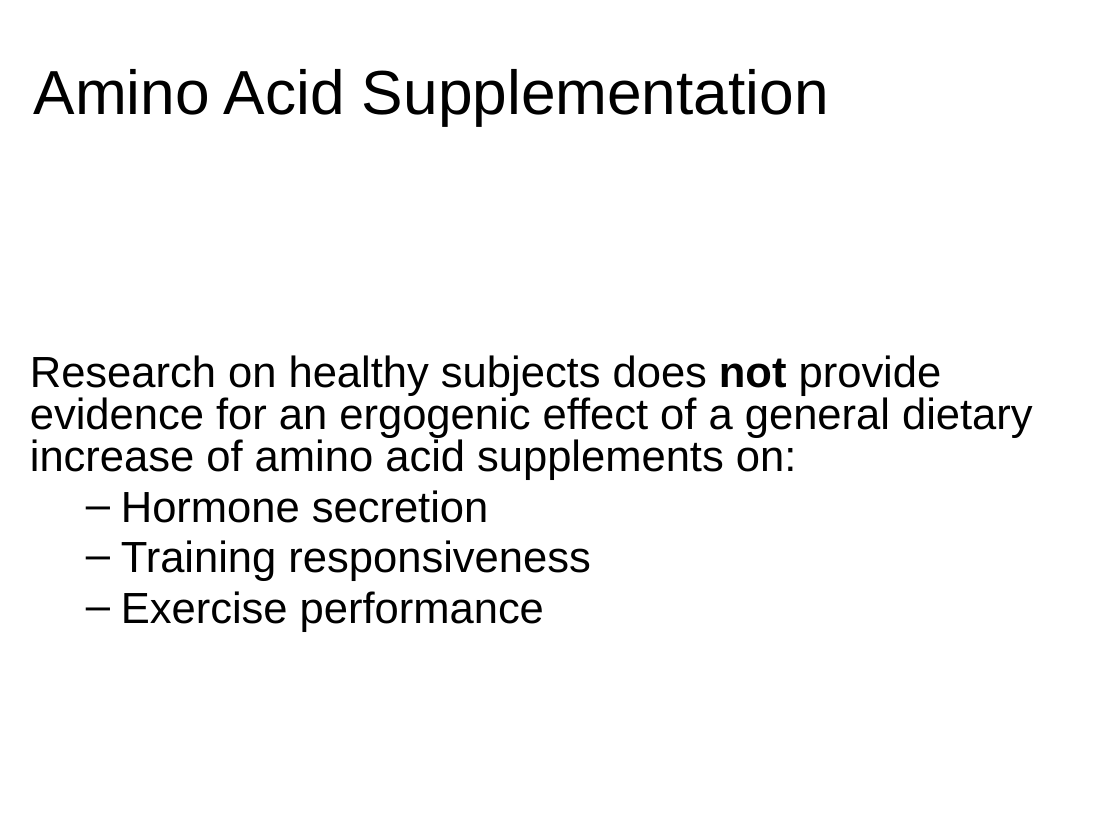
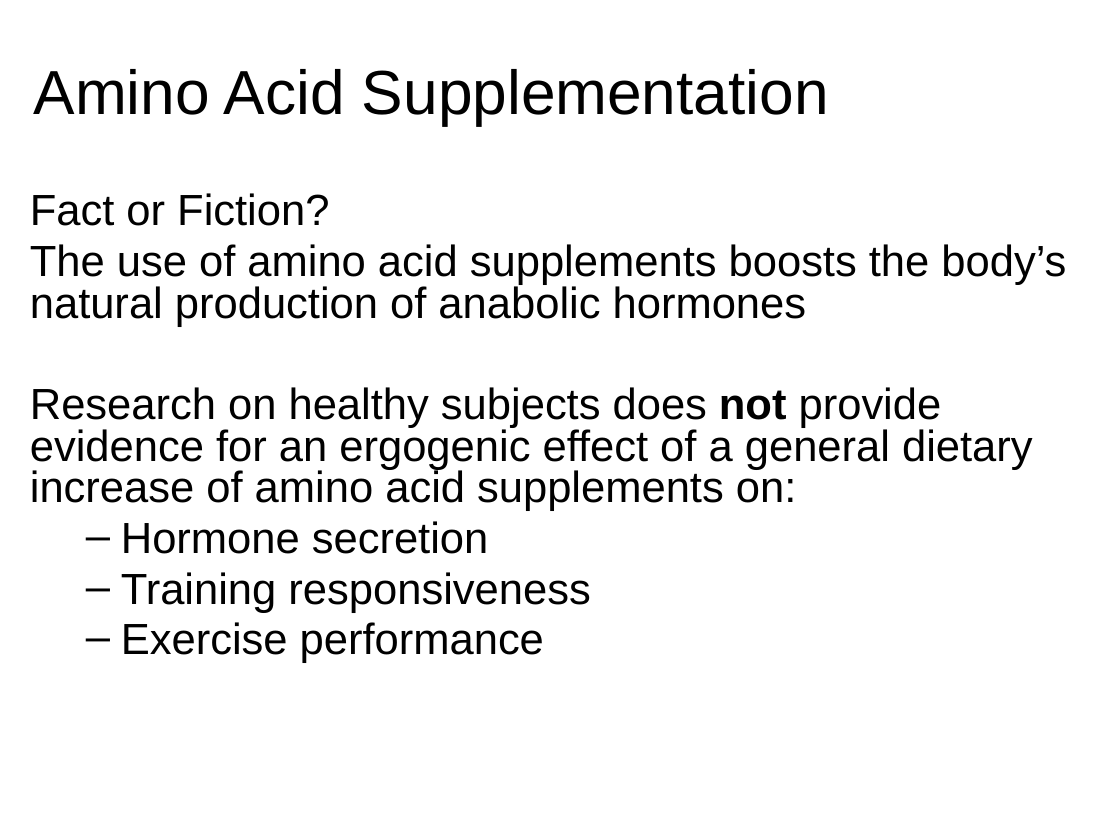
Before and after one commit to Chaos-Actual/1012, a slide deck: slide 7 of lecture notes ergogenic aids part 2 week 11.pptx. Drawn at 1120x840 pixels with LibreOffice and Linux fonts; fonts in the diff are those of the drawing. Boxes give left, top, right and bottom in pixels: in the first picture for what was removed or moved away, otherwise in the second. Text is boxed around its words. In the diff, an @@ line names an element or a change of style, - is before the commit and + after.

```diff
--- a/lecture notes ergogenic aids part 2 week 11.pptx
+++ b/lecture notes ergogenic aids part 2 week 11.pptx
@@ text at [30, 193, 1066, 327]: paragraphs added @@
+Fact or Fiction?
+The use of amino acid supplements boosts the body’s natural production of anabolic hormones
```
Also in this commit, not shown: 18 other slides changed.
